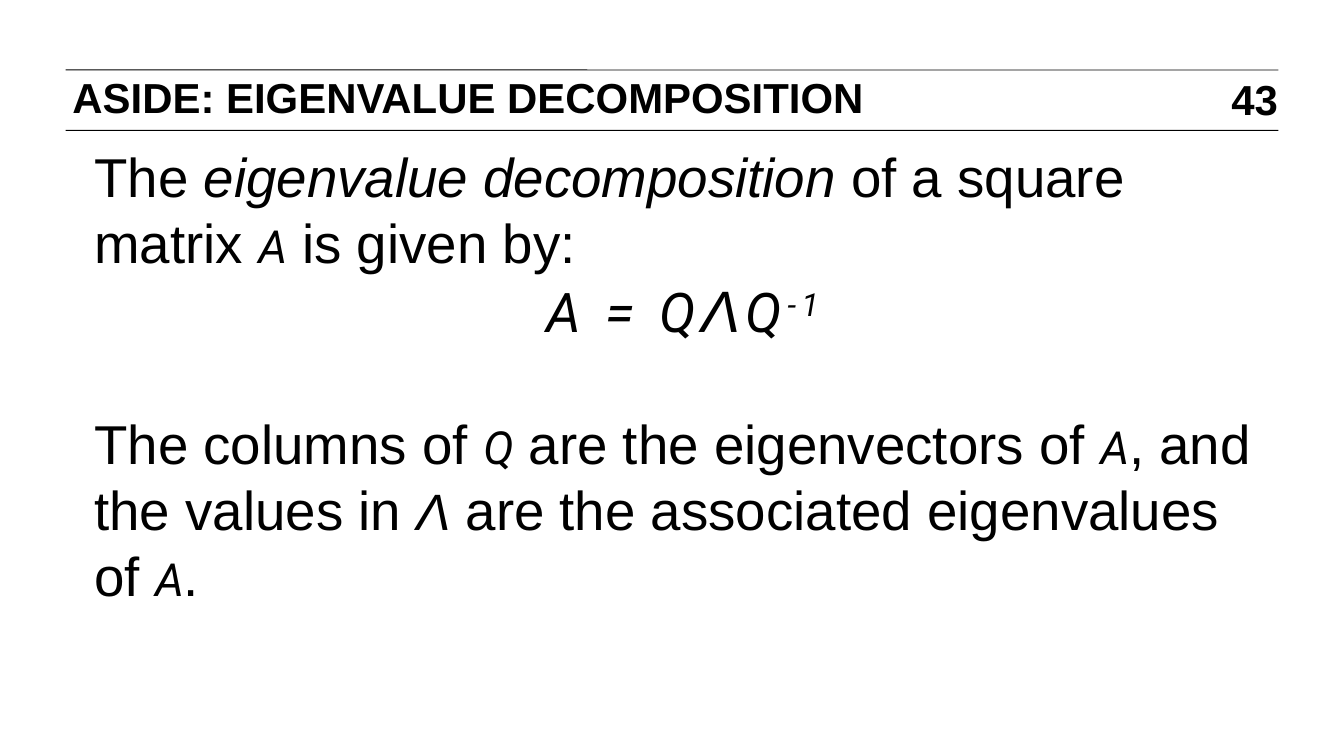
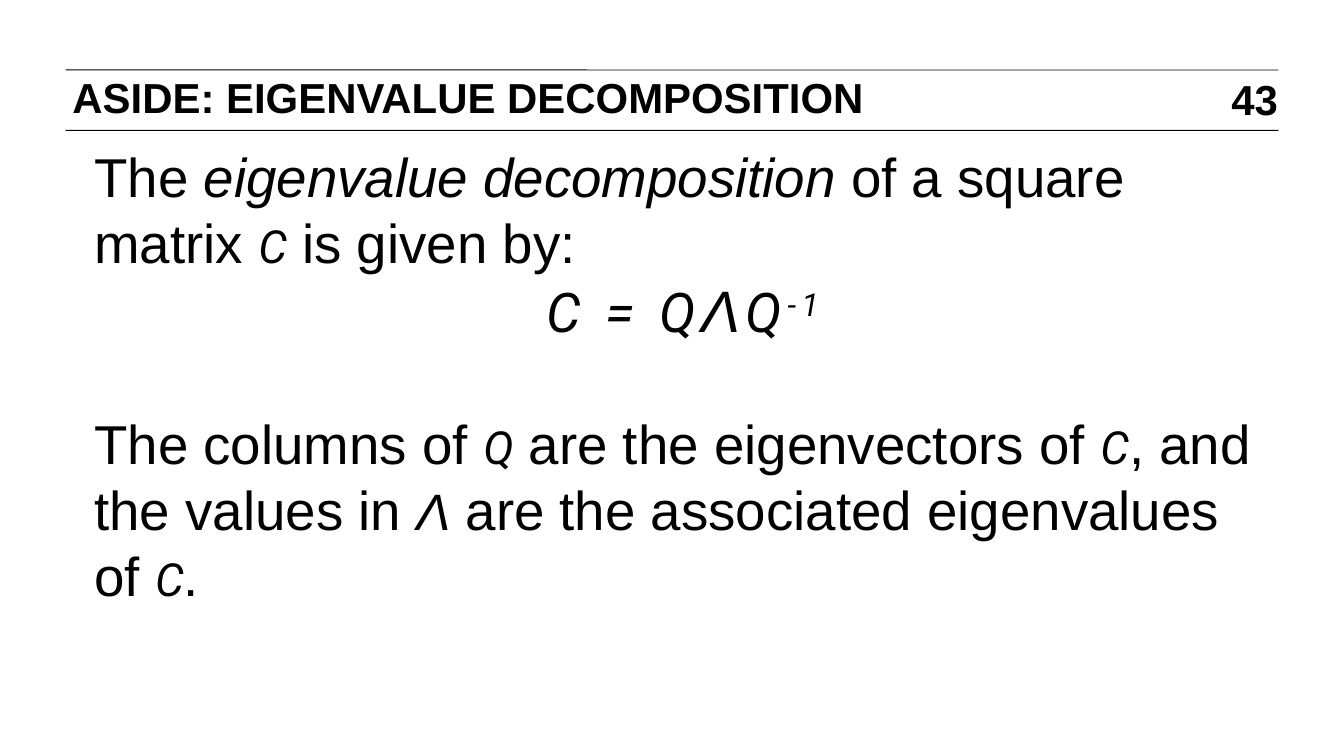
Before and after one commit to ajschumacher/gadsdc, a slide deck: slide 43 of 18-dim_reduc/slides.pptx. Drawn at 1344x755 pixels with LibreOffice and Linux fonts; fonts in the diff are those of the drawing. Boxes give left, top, right and bottom in pixels: in the first picture for what was removed or moved away, otherwise in the second. Text is boxed around its words. In the diff, an @@ line names an element or a change of style, - is before the commit and + after.

```diff
--- a/18-dim_reduc/slides.pptx
+++ b/18-dim_reduc/slides.pptx
@@ text at (x1=94, y1=157, x2=1250, y2=597): text changed @@
-The eigenvalue decomposition of a square matrix A is given by:
-A = QΛQ-1
-The columns of Q are the eigenvectors of A, and the values in Λ are the associated eigenvalues of A.
+The eigenvalue decomposition of a square matrix C is given by:
+C = QΛQ-1
+The columns of Q are the eigenvectors of C, and the values in Λ are the associated eigenvalues of C.
```
Also in this commit, not shown: 23 other slides changed, 1 other file.
